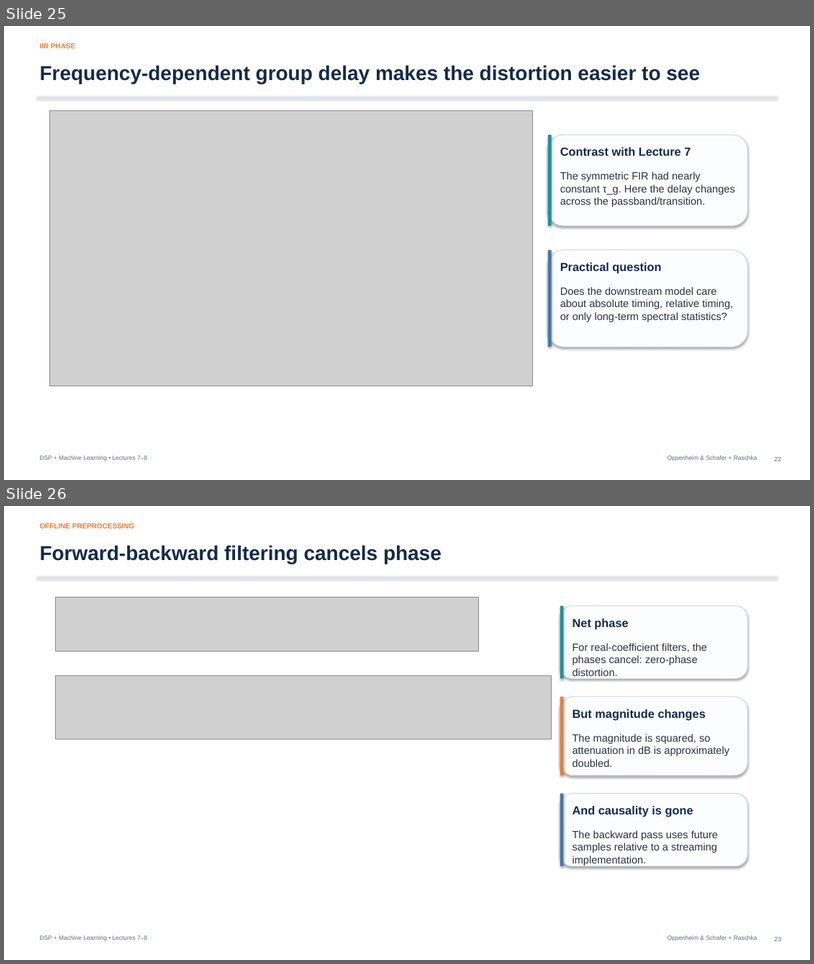
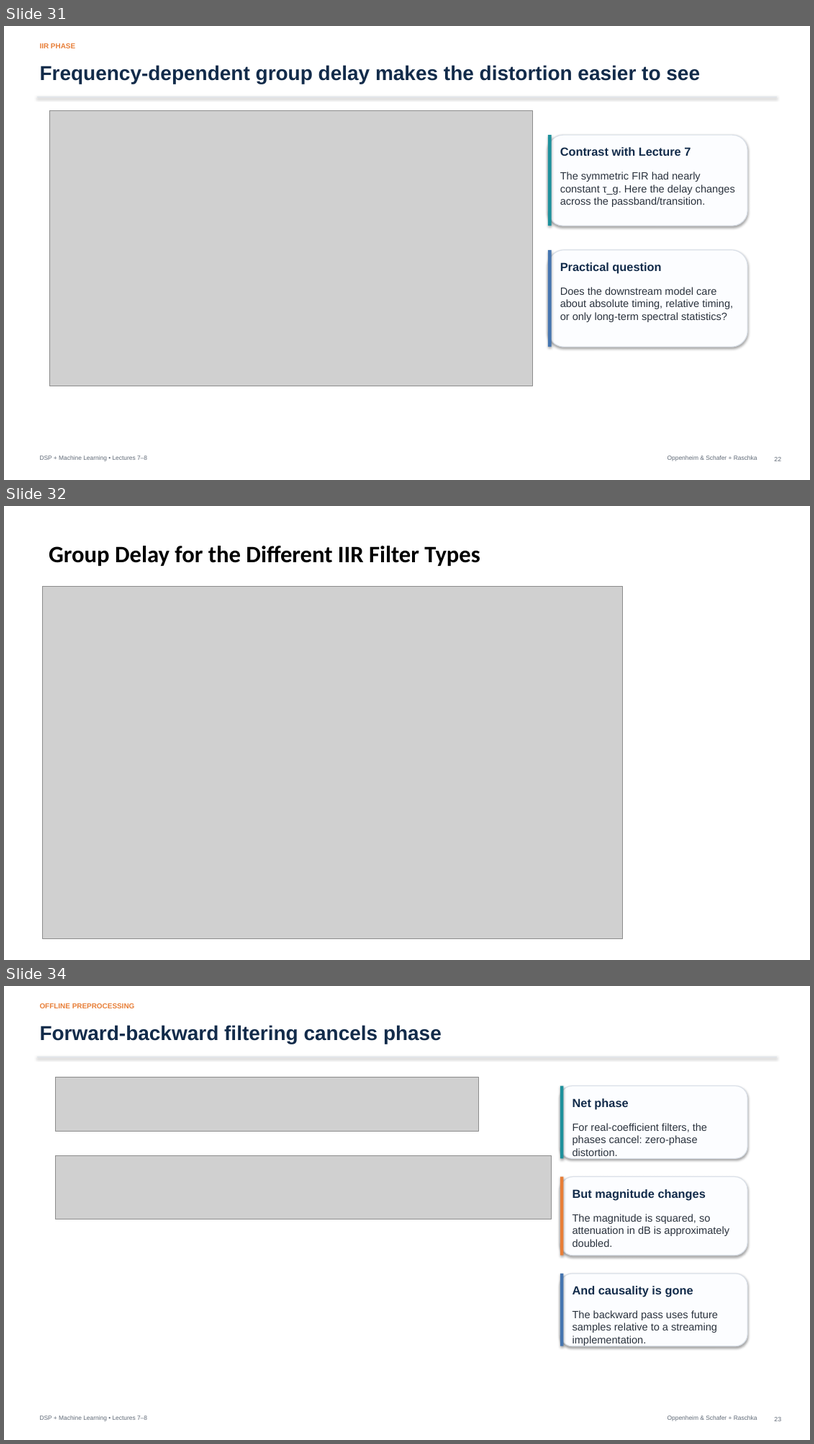
Before and after one commit to mathys2000/ecen45632_f26, a slide deck: lecture_slides/Week4_Lecture8_IIR_Bilinear_Transform_ML_Preprocessing_091726_myAnnotated.pptx. Shown one above the other, each under a label of ours: slides 25 and 26 before the commit, slides 31, 32 and 34 after it; the slides between them are not shown. The pictures are 814x964 and 814x1444 pixels, drawn with LibreOffice and Linux fonts; fonts in the diff are those of the drawing; grey boxes stand for pictures. Boxes give left, top, right and bottom in pixels: in the first picture for what was removed or moved away, otherwise in the second. Text is boxed around its words. In the diff, an @@ line names an element or a change of style, - is before the commit and + after.

```diff
--- a/lecture_slides/Week4_Lecture8_IIR_Bilinear_Transform_ML_Preprocessing_091726_myAnnotated.pptx
+++ b/lecture_slides/Week4_Lecture8_IIR_Bilinear_Transform_ML_Preprocessing_091726_myAnnotated.pptx
@@ slide 32 added at (x1=4, y1=506, x2=810, y2=960), background #FFFFFF @@
@@ text added at (x1=49, y1=546, x2=481, y2=566), 28 pt, text #000000, bold @@
+Group Delay for the Different IIR Filter Types
@@ picture added at (x1=43, y1=587, x2=623, y2=939) @@
@@ what was slide 25 is now slide 31 @@
@@ what was slide 26 is now slide 34 @@
```
Also in this commit, not shown: 12 slides changed, 7 other slides added, 14 other files.
